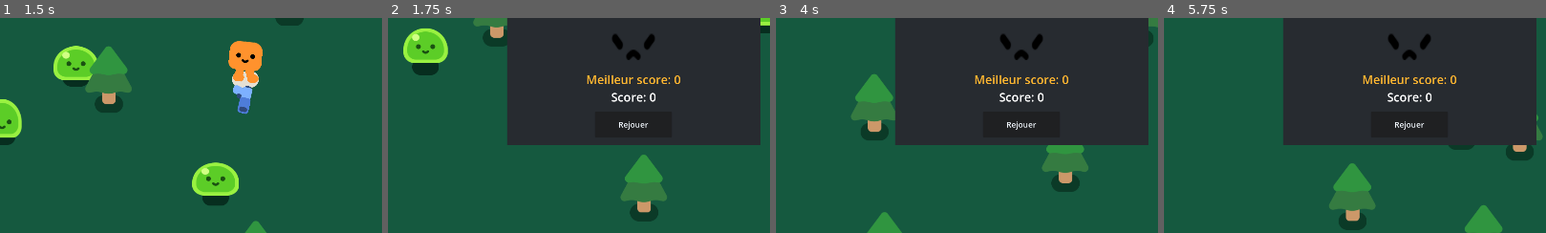
Above: before the commit, frames 1-4 (left to right).
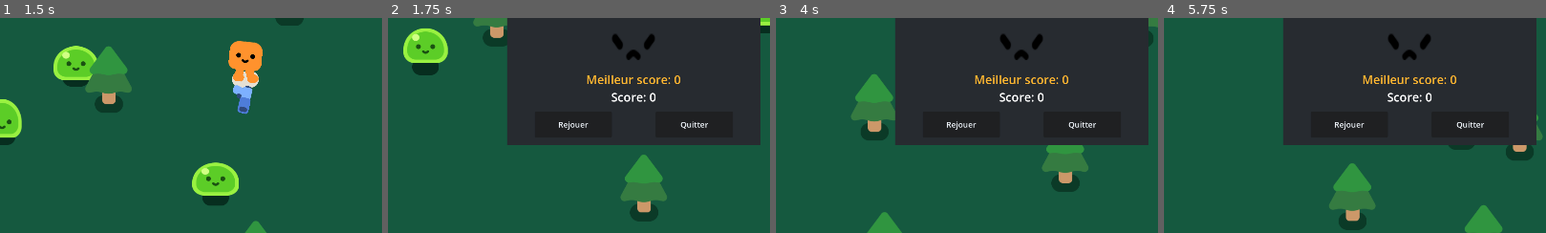
Above: after the commit, the same moments.

Repository: ava-hip/WIP-survivorgame
Game: Godot game, scene res://game.tscn
Same seed, same stepped clock (60 frames per second), same inputs: the game is played once before the commit and once after it.
Inputs:
- Up to frame 1 (1.5 s): hold D (move_right) 0.53-1.28 s; hold S (move_down) from 1.28 s (still down)
- Up to frame 2 (1.75 s): keep holding S (move_down)
- Up to frame 3 (4 s): release S (move_down) at 2 s; click "Rejouer" at 2 s; hold D (move_right) 2.78-3.53 s; hold W (move_up) from 3.53 s (still down)
- Up to frame 4 (5.75 s): release W (move_up) at 4.25 s; click "Rejouer" at 4.25 s; hold A (move_left) from 5.03 s (still down)
The pictures show only the part of the screen within x 18-68%, y 36-86%; the shares and areas given below are measured in that part.

Frame 1 is identical in both runs. In frame 2, 0.3% of the frame differs, in the area x 44-84%, y 48-52%; in frame 3, 0.3%; in frame 4, 0.3%.

Commit message:
feat : bouton

Diff:
--- a/scenes/gameover_interface.tscn
+++ b/scenes/gameover_interface.tscn
@@ -77,9 +77,9 @@
 anchor_top = 0.504167
 anchor_right = 0.508333
 anchor_bottom = 0.504167
-offset_left = -81.0
+offset_left = -232.0
 offset_top = 79.5
-offset_right = 81.0
+offset_right = -70.0
 offset_bottom = 144.5
 grow_horizontal = 2
 grow_vertical = 2
@@ -87,6 +87,24 @@
 theme_override_colors/font_color = Color(0.952941, 0.972549, 0.996078, 1)
 theme_override_font_sizes/font_size = 20
 text = "Rejouer"
+metadata/_edit_use_anchors_ = true
+
+[node name="Quit" type="Button" parent="."]
+anchors_preset = -1
+anchor_left = 0.491667
+anchor_top = 0.504167
+anchor_right = 0.508333
+anchor_bottom = 0.504167
+offset_left = 72.0
+offset_top = 79.5
+offset_right = 234.0
+offset_bottom = 144.5
+grow_horizontal = 2
+grow_vertical = 2
+size_flags_vertical = 4
+theme_override_colors/font_color = Color(0.952941, 0.972549, 0.996078, 1)
+theme_override_font_sizes/font_size = 20
+text = "Quitter"
 metadata/_edit_use_anchors_ = true
 
 [node name="TextureRect" type="TextureRect" parent="."]
@@ -104,3 +122,4 @@
 texture = ExtResource("2_2qls0")
 
 [connection signal="pressed" from="Restart" to="." method="_on_restart_pressed"]
+[connection signal="pressed" from="Quit" to="." method="_on_quit_pressed"]
--- a/scripts/gameover_interface.gd
+++ b/scripts/gameover_interface.gd
@@ -20,6 +20,9 @@
 	GameoverInterface.gameover_interface_off()
 	GameoverInterface.score = 0
 
+func _on_quit_pressed():
+	get_tree().quit()
+
 func display_score():
 	score = GameoverInterface.score
 	if GameoverInterface.score > GameoverInterface.bestScore :
